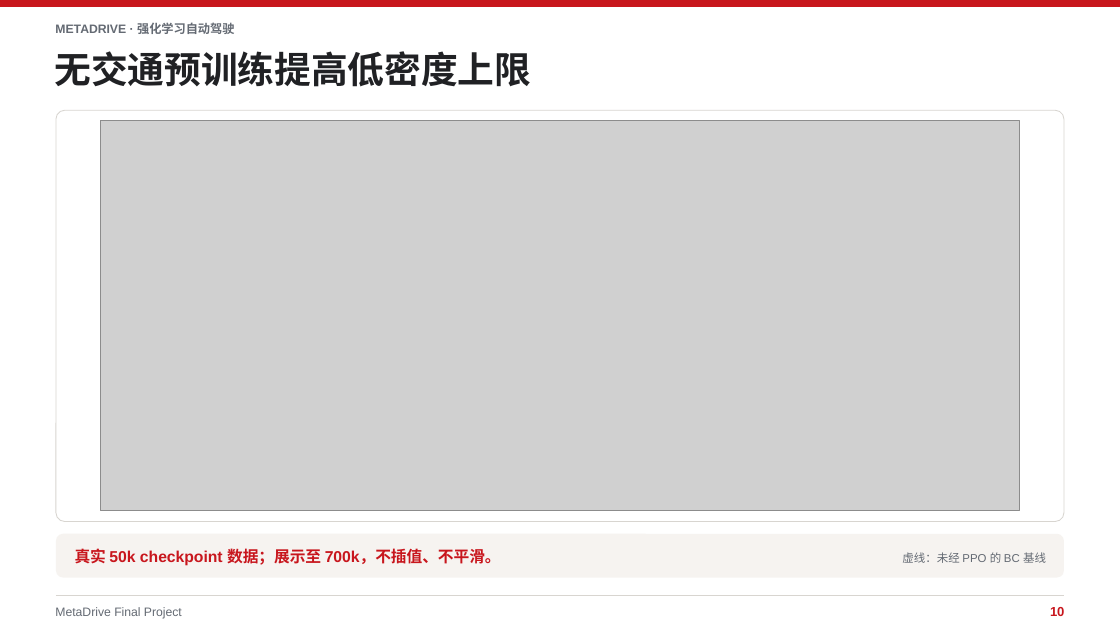
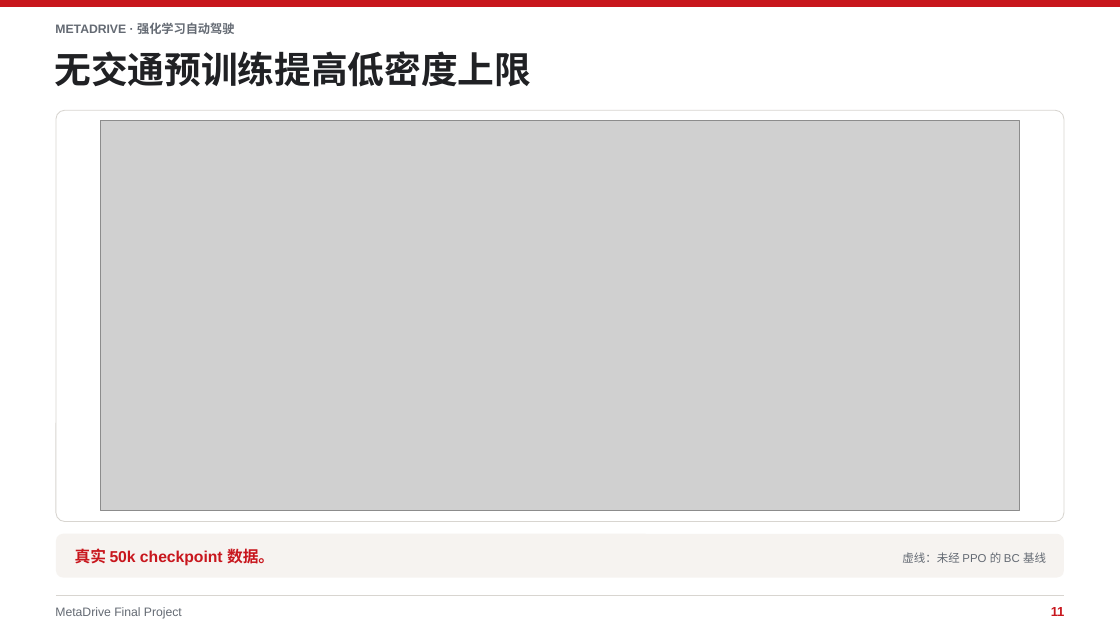
Before and after one commit to xiaoli11155/MetaDrive-FinalProject, a slide deck: slide 11 of ppt/MetaDrive_强化学习自动驾驶_最终汇报.pptx (slide 10 before the commit). Drawn at 1120x630 pixels with LibreOffice and Linux fonts; fonts in the diff are those of the drawing; grey boxes stand for pictures. Boxes give left, top, right and bottom in pixels: in the first picture for what was removed or moved away, otherwise in the second. Text is boxed around its words. In the diff, an @@ line names an element or a change of style, - is before the commit and + after.

```diff
--- a/ppt/MetaDrive_强化学习自动驾驶_最终汇报.pptx
+++ b/ppt/MetaDrive_强化学习自动驾驶_最终汇报.pptx
@@ text at bbox=[75, 548, 274, 566]: text changed @@
-真实 50k checkpoint 数据；展示至 700k，不插值、不平滑。
+真实 50k checkpoint 数据。
@@ text at bbox=[1051, 607, 1065, 616]: text changed @@
-10
+11
```
Also in this commit, not shown: 8 other slides changed, 1 slide added.
